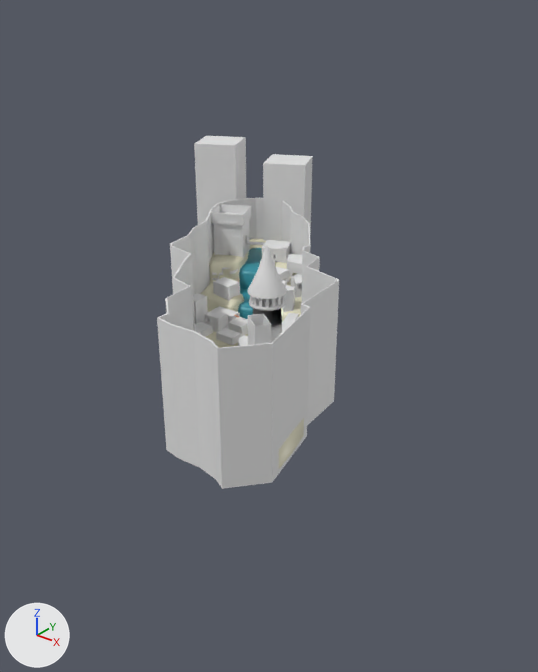
The FBX model Aetheria Tora's Story/Assets/Jin/map.fbx as it was, and as the next commit left it.
Camera for both pictures: a 50 mm lens placed at (506.0, -493.0, 362.0), pointed at (140.0, -36.0, 79.0). Arrows for +X, +Y and +Z are at lower left; the lights stay in place. Where no turn or scale is listed for an object, it has been applied to the vertices. Vertices at the same position are counted once.
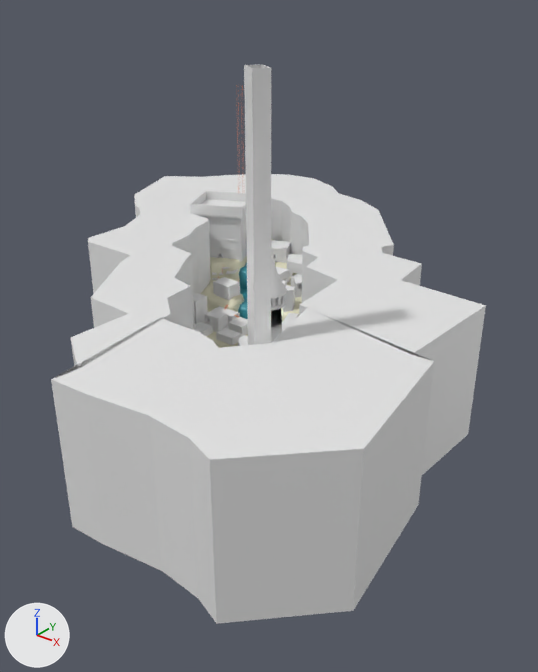
Where the newer file only moved an object's origin or applied its transform, the numbers keep the older frame.

Pixel boxes [x1, y1, x2, y2] of what changed, in the pictures (538 x 672 px):
'Cube.080', reshaped (138% wider, 54% taller): before [157, 198, 339, 489]; after [51, 174, 486, 624]
'Cube.024', reshaped: before [248, 313, 271, 345]; after [244, 65, 271, 345]
'Cube.001', deleted: before [194, 136, 313, 241]
'Cube.067', moved, rescaled: before [214, 220, 250, 247]; after [201, 216, 246, 250]

Edits to the bpy script that builds the scene:
```text
Change me_cube_059:
    used by ob_cube_080; location = (48.0, -77.0, 163.0)
    remove me_cube_059.from_pydata(...)  # 144 vertices, 144 faces; spans x -73.0..182.0, y -96.0..212.0, z -135.0..-22.0
    add me_cube_059.from_pydata(...)  # 148 vertices, 148 faces; spans x -204.0..295.0, y -191.0..313.0, z -135.0..-22.0
    me_cube_059 part 2
    2 vertices are removed from x -73.0, y 158.0, z -135.0..-22.0
    9 faces are deleted
    4 vertices in x 93.0, y -86.0..-77.0, z -135.0..-22.0 move by (1.0, 1.0, 0.0)
    4 vertices in x -71.0..149.0, y -90.0..174.0, z -135.0..-22.0 move by (-1.0, 1.0, 0.0)
    4 vertices in x 158.0..166.0, y -4.0..-3.0, z -135.0..-22.0 move by (-1.0, -1.0, 0.0)
    82 vertices move from x -72.0..182.0, y -96.0..212.0, z -135.0..-22.0 to x -165.0..295.0, y -191.0..313.0, z -135.0..-22.0
    6 vertices are added at (-204.0, 209.0, -135.0), (-169.0, 128.0, -135.0), (-46.0, 113.0, -135.0), (-204.0, 209.0, -22.0), (-169.0, 128.0, -22.0), (-46.0, 113.0, -22.0)
    13 new faces join them
Change me_cube_099:
    where me_cube_099.from_pydata(...)  # 48 vertices, 48 faces; spans x -57.6..-36.3, y 43.9..63.6, z 7.4..112.7
    used by ob_cube_024; location = (265.0, -197.0, 43.0)
    me_cube_099 part 1: all 16 vertices in x -57.6..-36.3, y 43.9..63.6, z 112.7 are moved by (0.0, 0.0, 159.7)
Remove ob_cube_001:
    ob_cube_001 = bpy.data.objects.new('Cube.001', me_cube_006)
    ob_cube_001.location = (-58.0, 122.0, 125.0)
Change ob_cube_067:
    ob_cube_067.location: (-42.0, 119.0, 95.0) -> (-8.0, 73.0, 131.0)
    ob_cube_067.scale: (15.2, 15.2, 85.2) -> (24.3, 24.3, 85.2)
```
